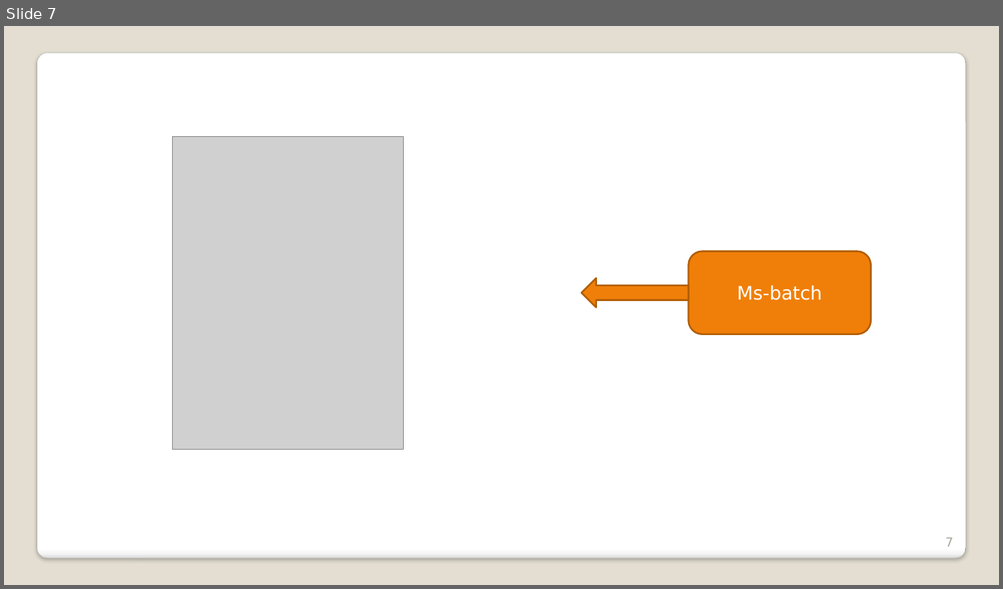
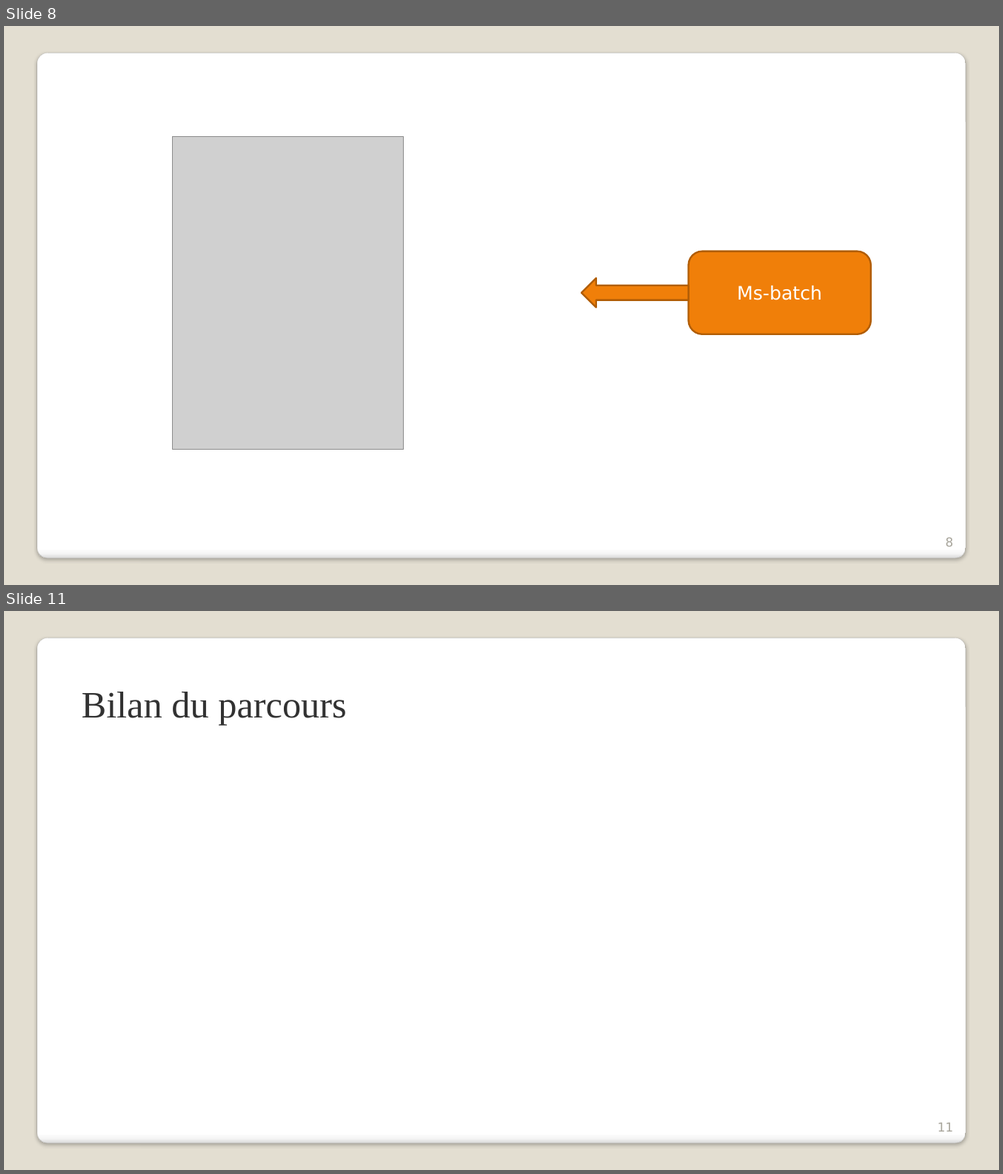
Before and after one commit to rvallet/ocp12-neighborhood-app, a slide deck: doc/OPC12-Présentation.pptx. Shown one above the other, each under a label of ours: slide 7 before the commit, slides 8 and 11 after it; the slides between them are not shown. The pictures are 1003x589 and 1003x1174 pixels, drawn with LibreOffice and Linux fonts; fonts in the diff are those of the drawing; grey boxes stand for pictures. Boxes give left, top, right and bottom in pixels: in the first picture for what was removed or moved away, otherwise in the second. Text is boxed around its words. In the diff, an @@ line names an element or a change of style, - is before the commit and + after.

```diff
--- a/doc/OPC12-Présentation.pptx
+++ b/doc/OPC12-Présentation.pptx
@@ slide 11 added at [4,611,999,1170], background #E3DED1; not listed: 1 template element that a slide beside it also shows @@
@@ text added at [82,692,346,725], 72 pt, text #323232 @@
+Bilan du parcours
@@ page number added at [937,1123,953,1132], 24 pt, text #A8A49B @@
+11
@@ what was slide 7 is now slide 8 @@
@@ page number at [945,537,953,547]: text changed @@
-7
+8
```
Also in this commit, not shown: 2 slides changed, 3 other slides added, 6 other files.
